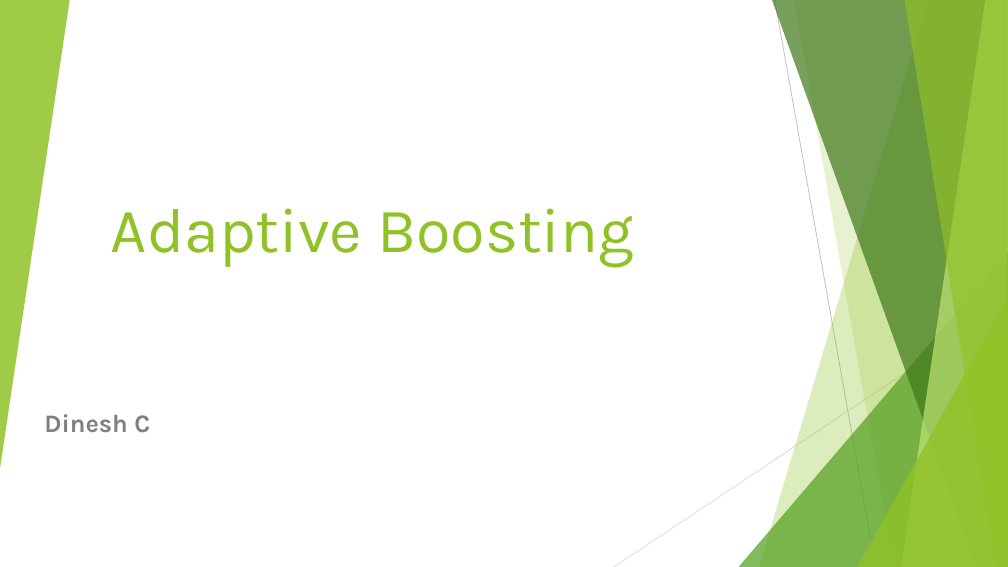
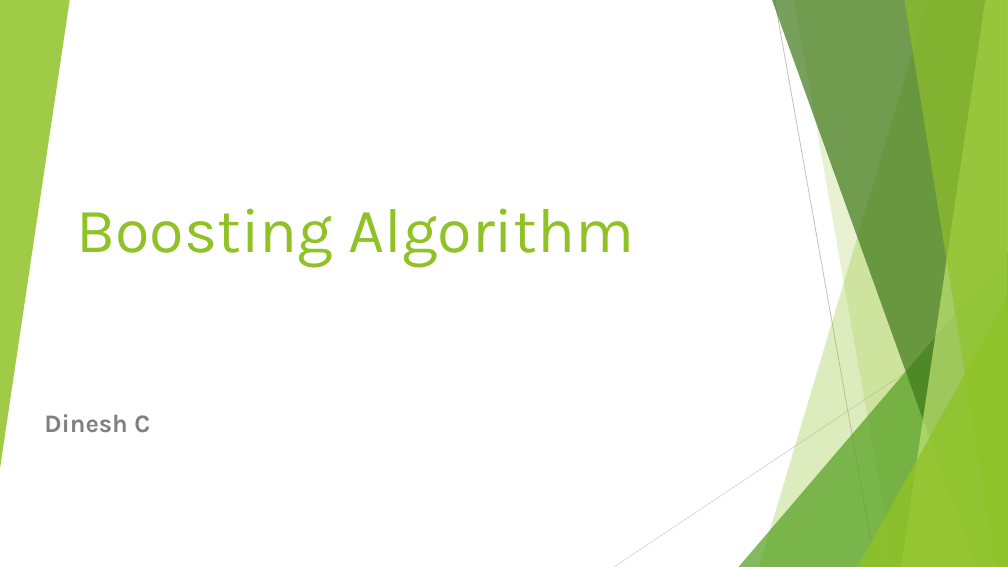
Before and after one commit to DineshC27/Hope-AI, a slide deck: slide 1 of Python/Machine Learning/Regression Assignment/Boosting Algorithm.pptx. Drawn at 1008x567 pixels with LibreOffice and Linux fonts; fonts in the diff are those of the drawing. Boxes give left, top, right and bottom in pixels: in the first picture for what was removed or moved away, otherwise in the second. Text is boxed around its words. In the diff, an @@ line names an element or a change of style, - is before the commit and + after.

```diff
--- a/Python/Machine Learning/Regression Assignment/Boosting Algorithm.pptx
+++ b/Python/Machine Learning/Regression Assignment/Boosting Algorithm.pptx
@@ title at [76,208,634,268]: text changed @@
-Adaptive Boosting
+Boosting Algorithm
```
Also in this commit, not shown: 1 other slide changed, 10 slides added, 2 other files.
